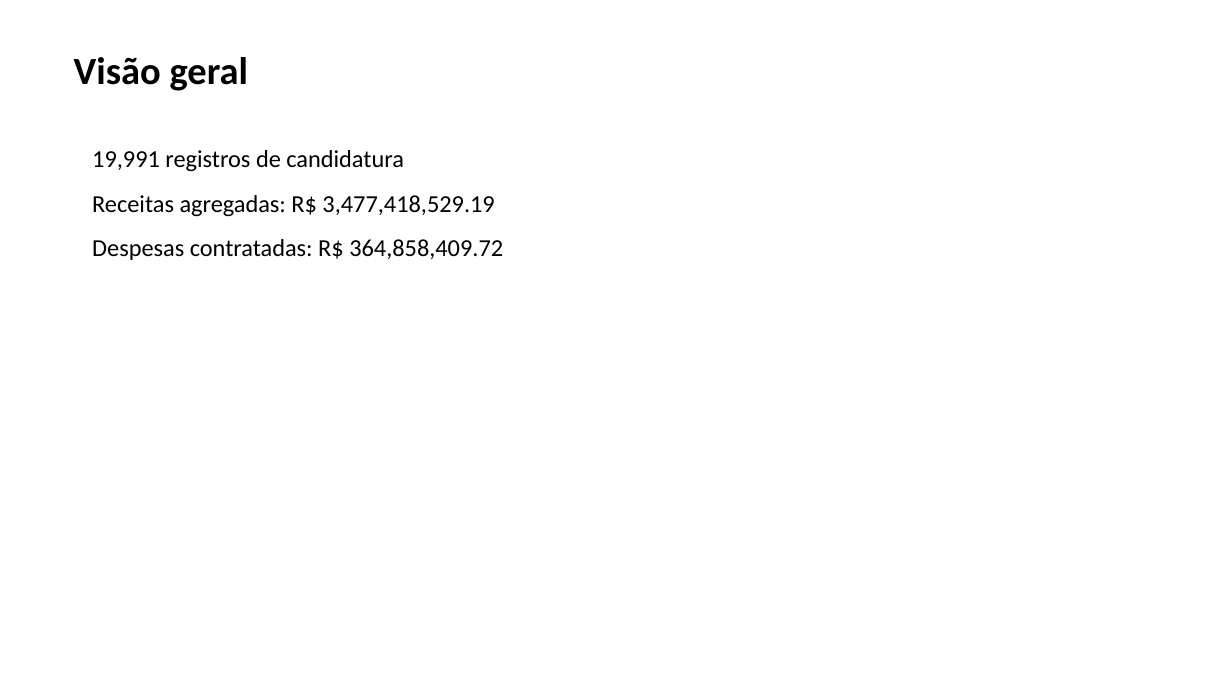
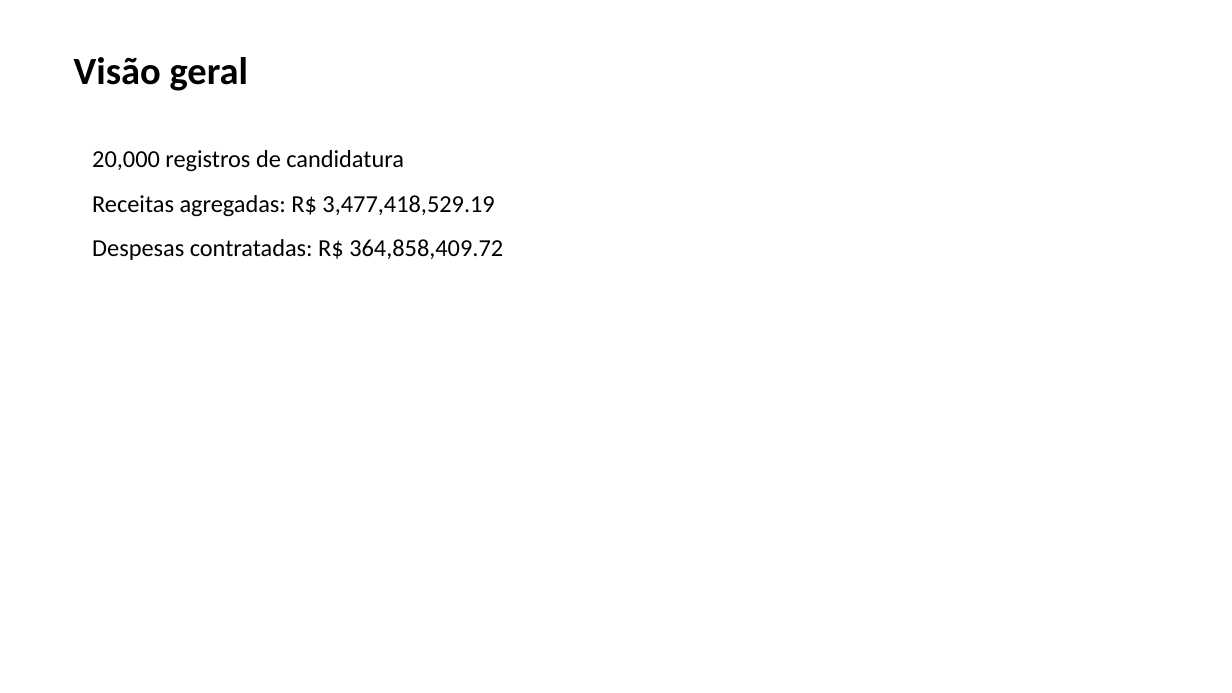
Before and after one commit to MSsanto/Analise-eleitoral, a slide deck: slide 2 of presentations/briefing-executivo-latest.pptx. Drawn at 1232x693 pixels with LibreOffice and Linux fonts; fonts in the diff are those of the drawing. Boxes give left, top, right and bottom in pixels: in the first picture for what was removed or moved away, otherwise in the second. Text is boxed around its words. In the diff, an @@ line names an element or a change of style, - is before the commit and + after.

```diff
--- a/presentations/briefing-executivo-latest.pptx
+++ b/presentations/briefing-executivo-latest.pptx
@@ text at [92,150,404,172]: text changed @@
-19,991 registros de candidatura
+20,000 registros de candidatura
```
Also in this commit, not shown: 13 other files.
